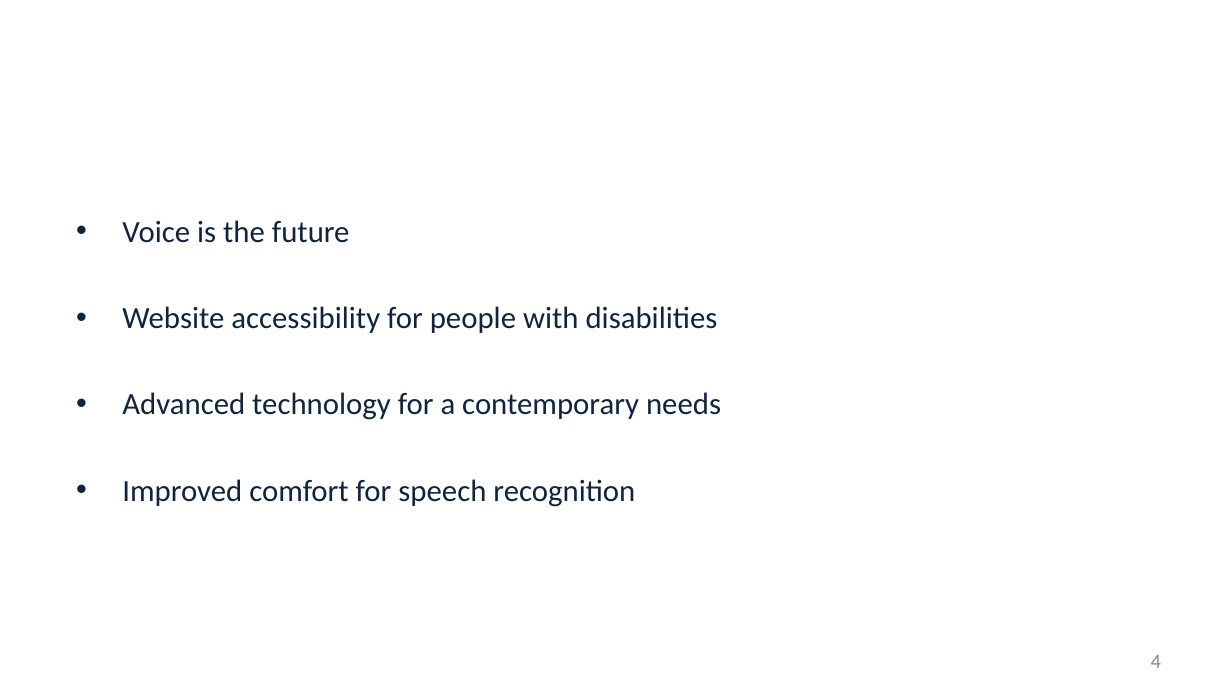
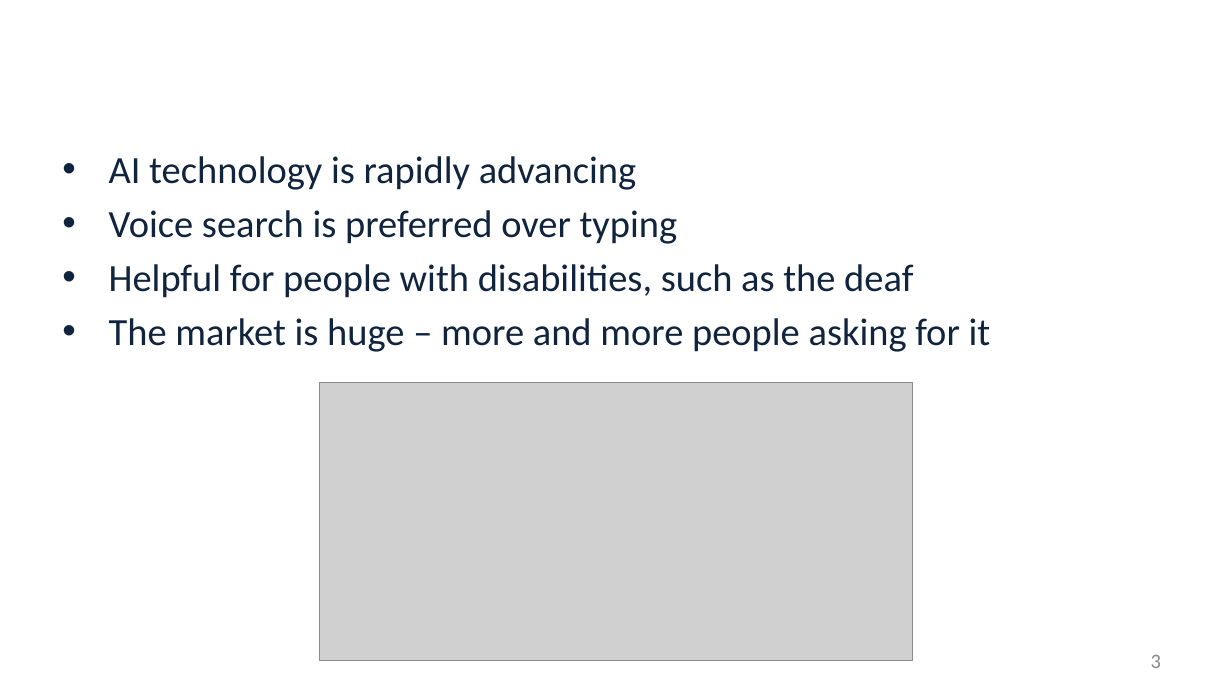
Before and after one commit to TalDerai/speech-recognition-filling-forms, a slide deck: slide 3 of Capstone Project Phase A-23-1-D-6.pptx (slide 4 before the commit). Drawn at 1232x693 pixels with LibreOffice and Linux fonts; fonts in the diff are those of the drawing; grey boxes stand for pictures; background and template pictures are left out. Boxes give left, top, right and bottom in pixels: in the first picture for what was removed or moved away, otherwise in the second. Text is boxed around its words. In the diff, an @@ line names an element or a change of style, - is before the commit and + after.

```diff
--- a/Capstone Project Phase A-23-1-D-6.pptx
+++ b/Capstone Project Phase A-23-1-D-6.pptx
@@ text at (x1=109, y1=156, x2=991, y2=352): text changed; size 24 to 30 pt @@
-• Voice is the future
-• Website accessibility for people with disabilities
-• Advanced technology for a contemporary needs
-• Improved comfort for speech recognition
+• AI technology is rapidly advancing
+• Voice search is preferred over typing
+• Helpful for people with disabilities, such as the deaf
+• The market is huge – more and more people asking for it
@@ picture added at (x1=320, y1=383, x2=912, y2=661) @@
@@ page number at (x1=1151, y1=655, x2=1161, y2=668): text changed @@
-4
+3
```
Also in this commit, not shown: 3 other slides changed, 4 slides added, 8 slides removed, 2 other files.
